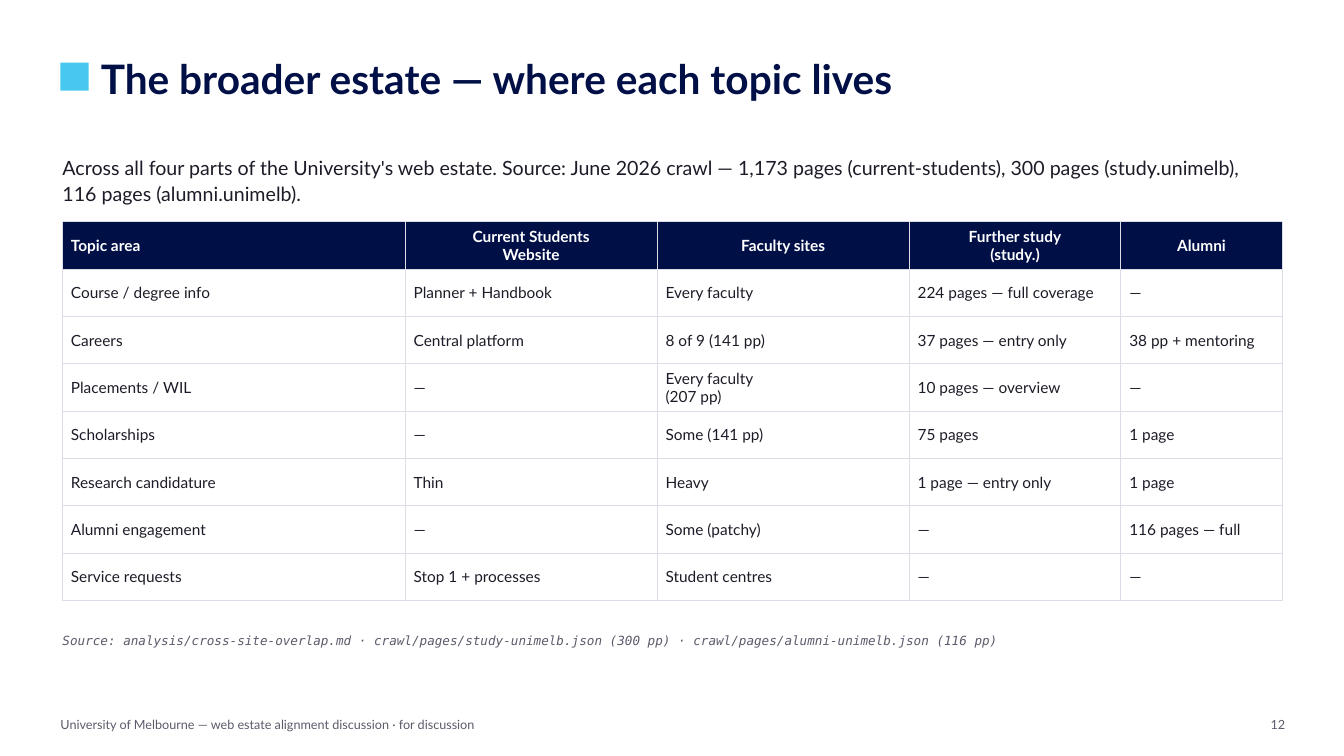
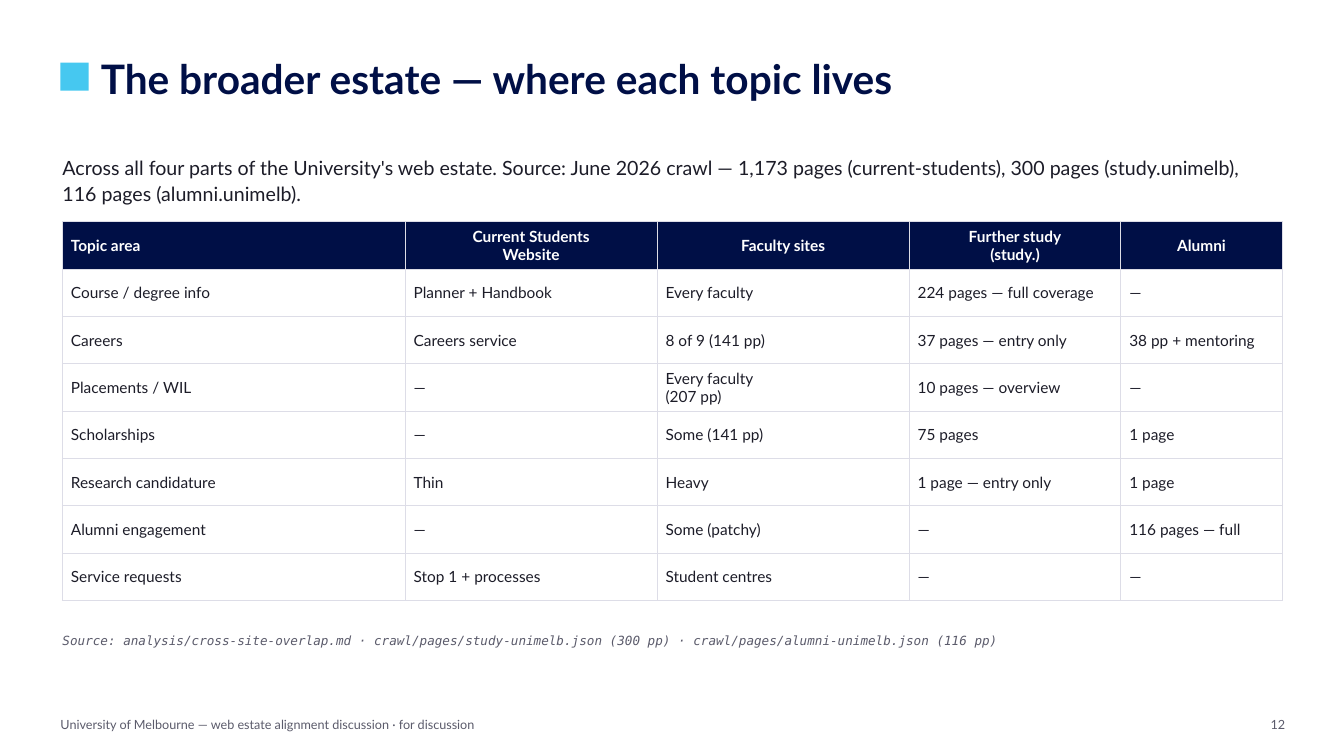
Before and after one commit to Enterprise-Services-Group/unimelb-current-students-ia, a slide deck: slide 12 of discussion-deck/Current-Students-EndToEnd-Discussion.pptx. Drawn at 1344x756 pixels with LibreOffice and Linux fonts; fonts in the diff are those of the drawing. Boxes give left, top, right and bottom in pixels: in the first picture for what was removed or moved away, otherwise in the second. Text is boxed around its words. In the diff, an @@ line names an element or a change of style, - is before the commit and + after.

```diff
--- a/discussion-deck/Current-Students-EndToEnd-Discussion.pptx
+++ b/discussion-deck/Current-Students-EndToEnd-Discussion.pptx
@@ table at [63, 222, 1282, 589] @@
-row 3, column 2: Central platform
+row 3, column 2: Careers service
```
Also in this commit, not shown: 3 other slides changed, 1 slide added, 1 slide removed, 3 other files.
